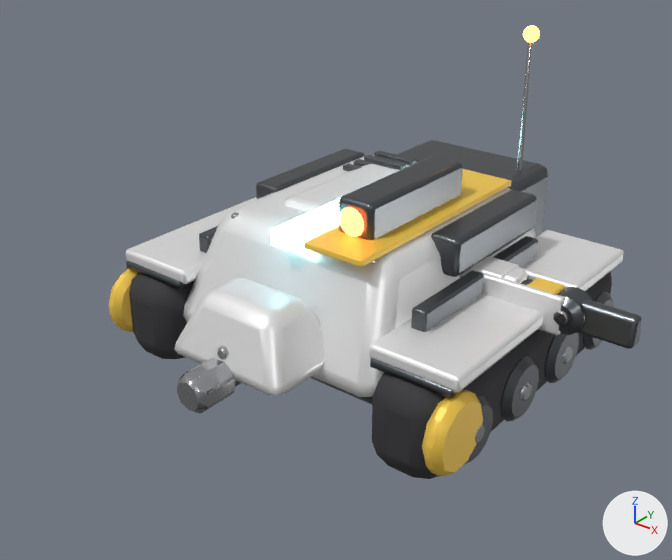
Before and after pictures for a commit that changed the glTF model public/assets/models/robots/treads/rifle.glb.
The view is the same before and after, from a 50 mm camera at (0.808, -1.11, 0.609) aimed at (0.06, -0.174, 0.029). The axes (+X, +Y, +Z) are drawn at lower right. The lights are the same throughout. The older version comes first. Vertices at exactly the same position are counted once.

The scene before the commit, as lines of its bpy script (objects in view):
```python
me_barrel = bpy.data.meshes.new('Barrel')
me_barrel.from_pydata(...)  # 264 vertices, 508 faces; spans x -0.032..0.032, y -0.415..0.1, z -0.102..-0.026
# faces by material slot: [108, 184, 216]
me_barrel.materials.append(mat_gunmetal)  # dark grey #5d6165
me_barrel.materials.append(mat_steel)  # grey #b5b6ba
me_barrel.materials.append(mat_glow)  # cyan #aaf3ff, glowing cyan #a0f3ff
me_hull = bpy.data.meshes.new('Hull')
me_hull.from_pydata(...)  # 2090 vertices, 3924 faces; spans x -0.321..0.321, y -0.353..0.35, z -0.175..0.324
# faces by material slot: [432, 1984, 12, 860, 80, 340, 216]
me_hull.materials.append(mat_teampaint)  # white #ededed
me_hull.materials.append(mat_gunmetal)  # dark grey #5d6165
me_hull.materials.append(mat_glow)  # cyan #aaf3ff, glowing cyan #a0f3ff
me_hull.materials.append(mat_steel)  # grey #b5b6ba
me_hull.materials.append(mat_optic)  # red #f36c50, glowing orange #ff763f
me_hull.materials.append(mat_hazard)  # yellow #f9ce50
me_hull.materials.append(mat_rubber)  # dark grey #353538
me_turret = bpy.data.meshes.new('Turret')
me_turret.from_pydata(...)  # 162 vertices, 308 faces; spans x -0.116..0.116, y -0.171..0.136, z 0.0..0.15
# faces by material slot: [108, 108, 80, 12]
me_turret.materials.append(mat_teampaint)  # white #ededed
me_turret.materials.append(mat_gunmetal)  # dark grey #5d6165
me_turret.materials.append(mat_optic)  # red #f36c50, glowing orange #ff763f
me_turret.materials.append(mat_glow)  # cyan #aaf3ff, glowing cyan #a0f3ff
ob_barrel = bpy.data.objects.new('Barrel', me_barrel)
ob_barrel.location = (0.0, 0.0, 0.0)
ob_hull = bpy.data.objects.new('Hull', me_hull)
ob_hull.location = (0.0, 0.0, 0.0)
ob_turret = bpy.data.objects.new('Turret', me_turret)
ob_turret.location = (0.0, 0.0, 0.0)
# also in view: 'LegLower' at (0.22, 0.0, 0.002); 'LegUpper' at (0.167, 0.0, 0.0)
```
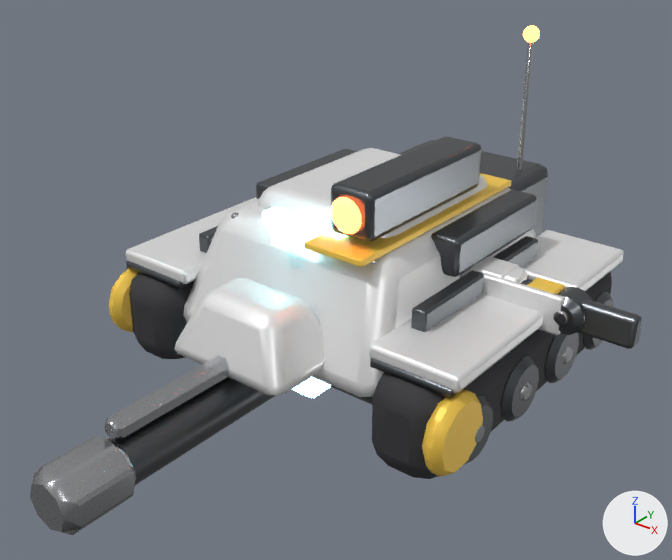
Where the change shows, as pixel boxes (x1, y1, x2, y2) in the pictures (672 x 560 px; the box of a moved part takes in the faces that stretch with it):
'Barrel', reshaped: before (177, 345, 241, 413); after (30, 355, 330, 535)
'Turret', rescaled (27% wider, 26% taller): before (282, 156, 463, 240); after (257, 136, 488, 242)
part 1 of me_barrel, moved or reshaped (mostly hidden before): before (235, 381, 241, 387); after (109, 377, 276, 485)
part 2 of me_barrel, moved or reshaped: before (217, 345, 229, 360); after (104, 355, 229, 441)
part 3 of me_barrel, moved or reshaped: before (177, 358, 236, 413); after (30, 436, 136, 535)
part 4 of me_barrel, moved or reshaped (not visible before): after (292, 377, 330, 398)

The change in detail:
me_barrel is used by ob_barrel; location (0.0, 0.0, 0.0).
me_barrel had 264 vertices, 508 faces and spanned x -0.032..0.032, y -0.415..0.1, z -0.102..-0.026.
me_barrel now has 320 vertices, 616 faces and spans x -0.05..0.05, y -0.643..0.155, z -0.158..-0.04.
me_barrel part 1: the loose piece of 56 vertices spanning x -0.021..0.021, y -0.4..0.1, z -0.092..-0.048 is scaled about the mesh origin by 1.55.
me_barrel part 2: the loose piece of 48 vertices spanning x -0.01..0.01, y -0.35..0.07, z -0.046..-0.026 is scaled about the mesh origin by 1.55.
me_barrel part 3: the loose piece of 48 vertices spanning x -0.028..0.028, y -0.415..-0.345, z -0.098..-0.042 is scaled about the mesh origin by 1.55.
me_barrel part 4: the loose piece of 56 vertices spanning x -0.032..0.032, y -0.14..-0.1, z -0.102..-0.038 is scaled about the mesh origin by 1.55.
Other edits to the shape of me_barrel do not show in these pictures.
me_barrel gains material mat_hazard (yellow #f9ce50).
me_turret is used by ob_turret; location (0.0, 0.0, 0.0).
me_turret had 162 vertices, 308 faces and spanned x -0.116..0.116, y -0.171..0.136, z 0.0..0.15.
me_turret now has 162 vertices, 308 faces and spans x -0.14..0.14, y -0.205..0.163, z 0.0..0.18.
me_turret part 5: the whole mesh is scaled about the mesh origin by 1.2.
